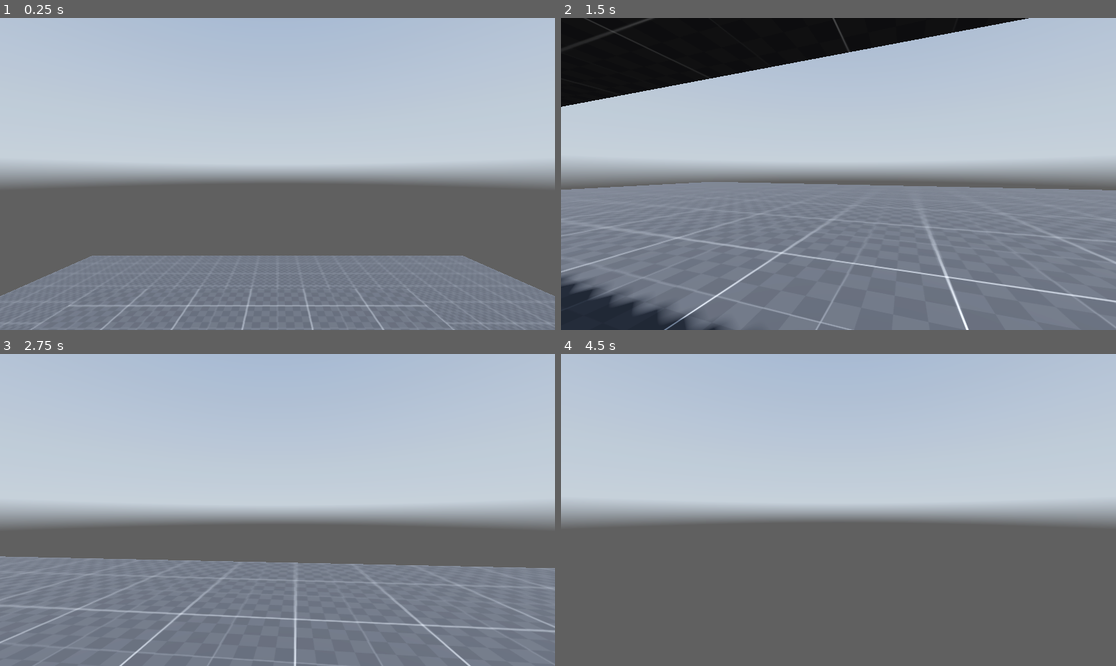
Above: before the commit, frames 1-4 (two rows, left to right).
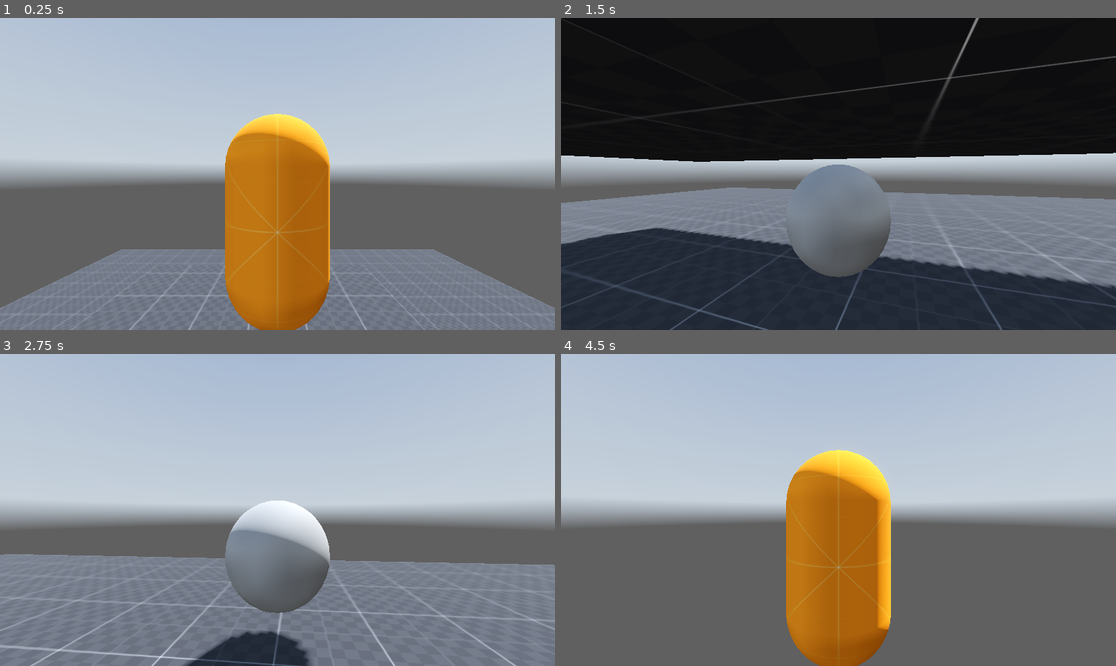
Above: after the commit, the same moments.

Repository: BryanDistefano2001/abandonware2.0
Game: Godot game, scene res://scenes/world.tscn
Same seed, same stepped clock (60 frames per second), same inputs: the game is played once before the commit and once after it. A sky picture missing from this copy of the repository is replaced by a grey-blue gradient.
Inputs (mouse positions are in pixels of both pictures, inside the frame that each line leads up to):
- Up to frame 1 (0.25 s): no input
- Up to frame 2 (1.5 s): move the mouse to (866, 174) at 0.52 s; hold Ctrl (crouch) 0.53-1.28 s; hold W (forward) from 0.53 s (still down); click (866, 174) at 0.67 s; tap Space (jump) at 0.77, 0.8, 1.07, 1.35 s; move the mouse to (810, 174) at 1.27 s
- Up to frame 3 (2.75 s): keep holding W (forward); tap Space (jump) at 1.52, 1.82, 2.3 s; tap Ctrl (crouch) at 1.55 s; move the mouse to (288, 503) at 2.02 s; hold Ctrl (crouch) from 2.03 s (still down)
- Up to frame 4 (4.5 s): keep holding W (forward); move the mouse to (832, 516) at 2.77 s; release Ctrl (crouch) at 2.78 s; tap Shift (sprint) at 2.85 s; click (832, 516) at 2.92 s; tap Space (jump) at 3.02, 3.32, 3.77, 3.8, 4.07, 4.35 s; tap Ctrl (crouch) at 3.05 s; move the mouse to (877, 513) at 3.52 s; hold Ctrl (crouch) 3.53-4.28 s; tap Enter at 4.25 s; move the mouse to (794, 506) at 4.27 s

The runs differ from the first frame. In frame 1, 14% of the frame differs, in the area x 0-100%, y 30-100%; in frame 2, 60%, in the area x 0-100%, y 0-100%; in frame 3, 9.4%; in frame 4, 12%.

Commit message:
1.01
changed mesh while crouching to correct value

Diff:
--- a/scenes/player.tscn
+++ b/scenes/player.tscn
@@ -13,6 +13,9 @@
 
 [sub_resource type="CapsuleMesh" id="CapsuleMesh_3vyb7"]
 material = SubResource("StandardMaterial3D_qhqgy")
+
+[sub_resource type="CapsuleMesh" id="CapsuleMesh_g2els"]
+height = 1.0
 
 [node name="player" type="CharacterBody3D"]
 script = ExtResource("1_3vyb7")
@@ -43,10 +46,17 @@
 transform = Transform3D(1, 0, 0, 0, 1, 0, 0, 0, 1, 0, 2, 0)
 
 [node name="Camera3D" type="Camera3D" parent="pivot"]
+transform = Transform3D(1, 0, 0, 0, 1, 0, 0, 0, 1, 0, 0.430891, 2)
 
-[node name="MeshInstance3D" type="MeshInstance3D" parent="."]
+[node name="standing_mesh" type="MeshInstance3D" parent="."]
+unique_name_in_owner = true
 transform = Transform3D(1, 0, 0, 0, 1, 0, 0, 0, 1, 0, 1, 0)
 mesh = SubResource("CapsuleMesh_3vyb7")
+
+[node name="crouching_mesh" type="MeshInstance3D" parent="."]
+unique_name_in_owner = true
+transform = Transform3D(1, 0, 0, 0, 1.05, 0, 0, 0, 1, 0, 0.5, 0)
+mesh = SubResource("CapsuleMesh_g2els")
 
 [node name="crouch_ray_cast" type="RayCast3D" parent="."]
 unique_name_in_owner = true
@@ -54,5 +64,5 @@
 
 [node name="jump_buffer_timer" type="Timer" parent="."]
 unique_name_in_owner = true
-wait_time = 0.05
+wait_time = 0.1
 one_shot = true
--- a/scripts/player.gd
+++ b/scripts/player.gd
@@ -7,6 +7,8 @@
 @onready var pivot = $pivot
 @onready var standing_collision_shape = %standing_collision_shape
 @onready var crouching_collision_shape = %crouching_collision_shape
+@onready var standing_mesh = %standing_mesh
+@onready var crouching_mesh = %crouching_mesh
 @onready var crouch_ray_cast = $crouch_ray_cast
 @onready var mouse_visible := true
 @onready var jump_buffer_timer = %jump_buffer_timer
@@ -63,10 +65,14 @@
 		pivot.position.y = lerp(pivot.position.y, 1.0 + crouching_depth, delta * crouch_lerp_speed) # crouches character with a lerp
 		standing_collision_shape.disabled = true   # standing = true
 		crouching_collision_shape.disabled = false # crouching = false
+		standing_mesh.visible = false   # standing = false
+		crouching_mesh.visible = true 	# crouching = true
 	elif !crouch_ray_cast.is_colliding():
 		standing_collision_shape.disabled = false # standing = false
 		crouching_collision_shape.disabled = true # crouching = true
 		pivot.position.y = lerp(pivot.position.y, 1.0, delta * crouch_lerp_speed) # stands character up
+		standing_mesh.visible= true # standing = false
+		crouching_mesh.visible = false # crouching = true
 		if Input.is_action_pressed("sprint"):
 			speed_current = speed_sprinting # obv changes speed to sprint speed
 		else:
@@ -77,7 +83,8 @@
 		velocity.y = jump_velocity # velocity gets jump power
 		jump_buffer_timer.start()
 	elif Input.is_action_just_pressed("crouch") and ! is_on_floor() and ! jump_buffer_timer.is_stopped():
-		velocity.y += 3
+		velocity.y += 30
+
 	# Get the input direction and handle the movement/deceleration.
 	var input_dir = Input.get_vector("left", "right", "forward", "backwards")
 	#direction = (transform.basis * Vector3(input_dir.x, 0, input_dir.y)).normalized()
Not shown: 1 places in scenes/player.tscn that only renumber resources
